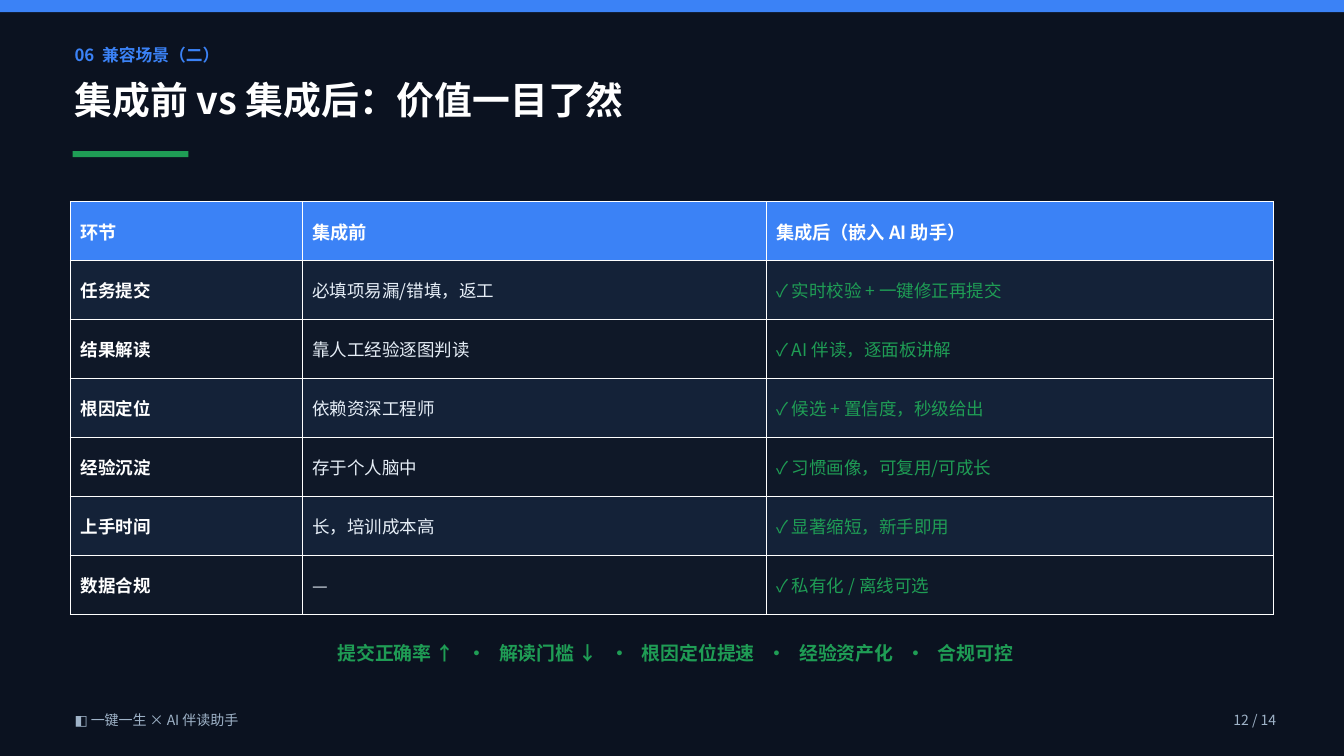
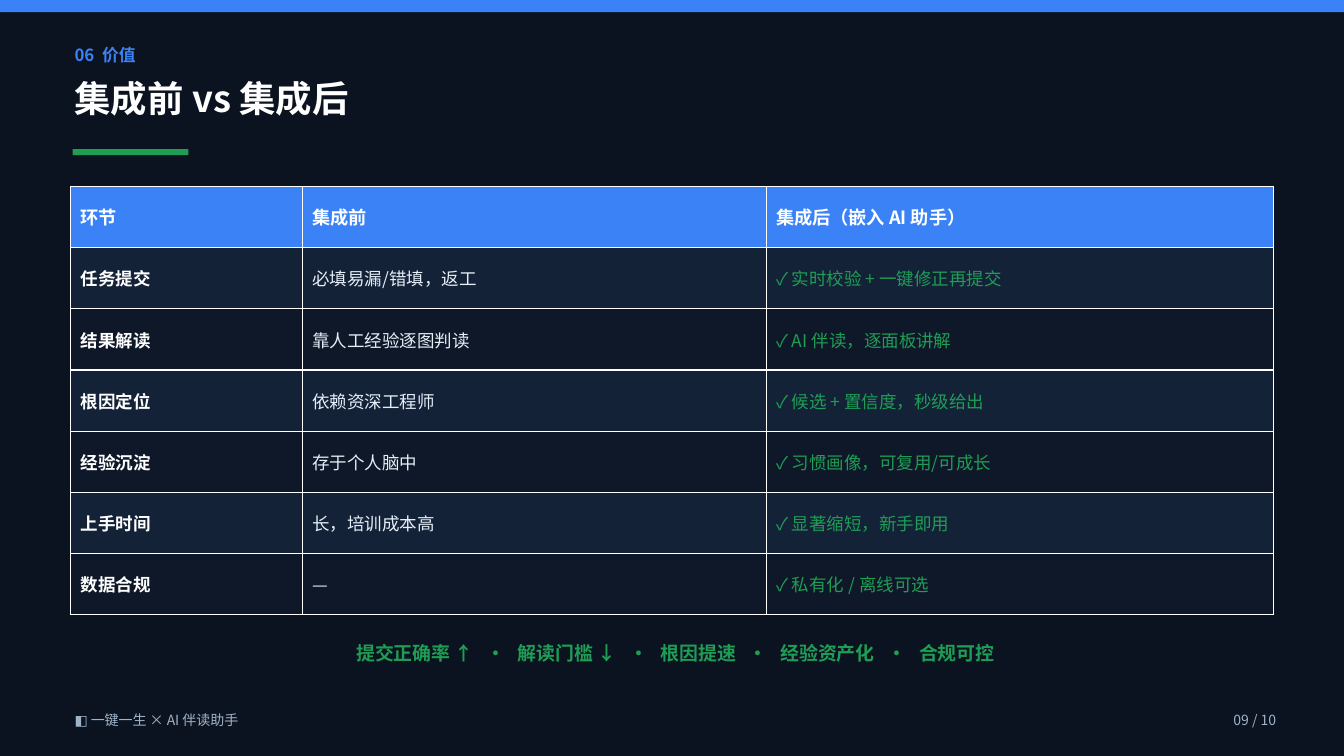
Before and after one commit to aca10jl/Vibe, a slide deck: slide 9 of docs/slides/一键一生-AI助手-方案.pptx (slide 12 before the commit). Drawn at 1344x756 pixels with LibreOffice and Linux fonts; fonts in the diff are those of the drawing. Boxes give left, top, right and bottom in pixels: in the first picture for what was removed or moved away, otherwise in the second. Text is boxed around its words. In the diff, an @@ line names an element or a change of style, - is before the commit and + after.

```diff
--- a/docs/slides/一键一生-AI助手-方案.pptx
+++ b/docs/slides/一键一生-AI助手-方案.pptx
@@ text at (75,46,136,63): text changed @@
-06 兼容场景（二）
+06 价值
@@ text at (75,81,349,116): text changed; size 27 to 26 pt @@
-集成前 vs 集成后：价值一目了然
+集成前 vs 集成后
@@ table at (71,187,1273,615) @@
-row 2, column 2: 必填项易漏/错填，返工
+row 2, column 2: 必填易漏/错填，返工
@@ table: place and size @@
-table at (71,202,1273,615)
+table at (71,187,1273,615)
@@ text at (356,644,994,662): text changed @@
-提交正确率 ↑ · 解读门槛 ↓ · 根因定位提速 · 经验资产化 · 合规可控
+提交正确率 ↑ · 解读门槛 ↓ · 根因提速 · 经验资产化 · 合规可控
@@ text at (1233,714,1277,725): text changed @@
-12 / 14
+09 / 10
```
Also in this commit, not shown: 5 other slides changed, 4 slides added, 8 slides removed, 10 other files.
